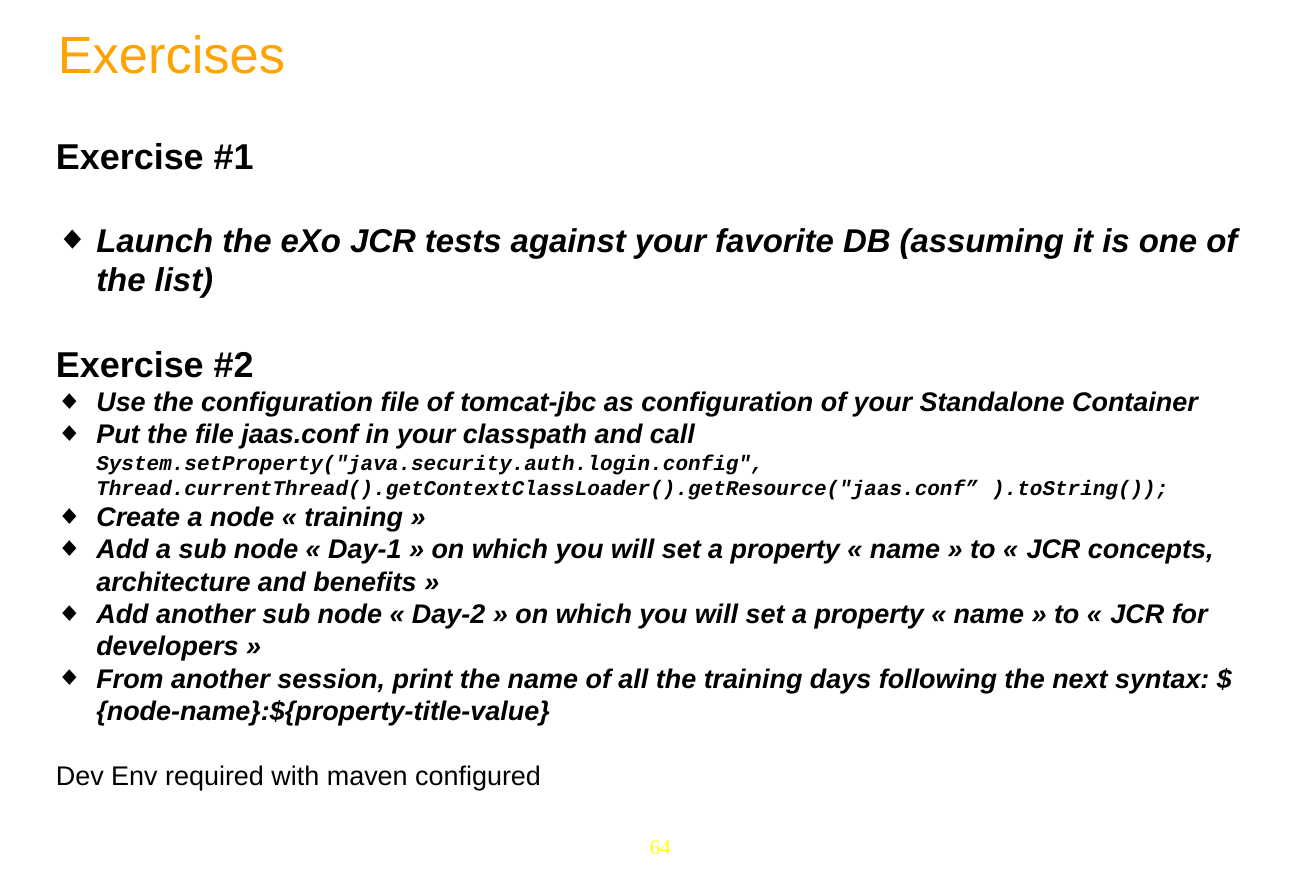
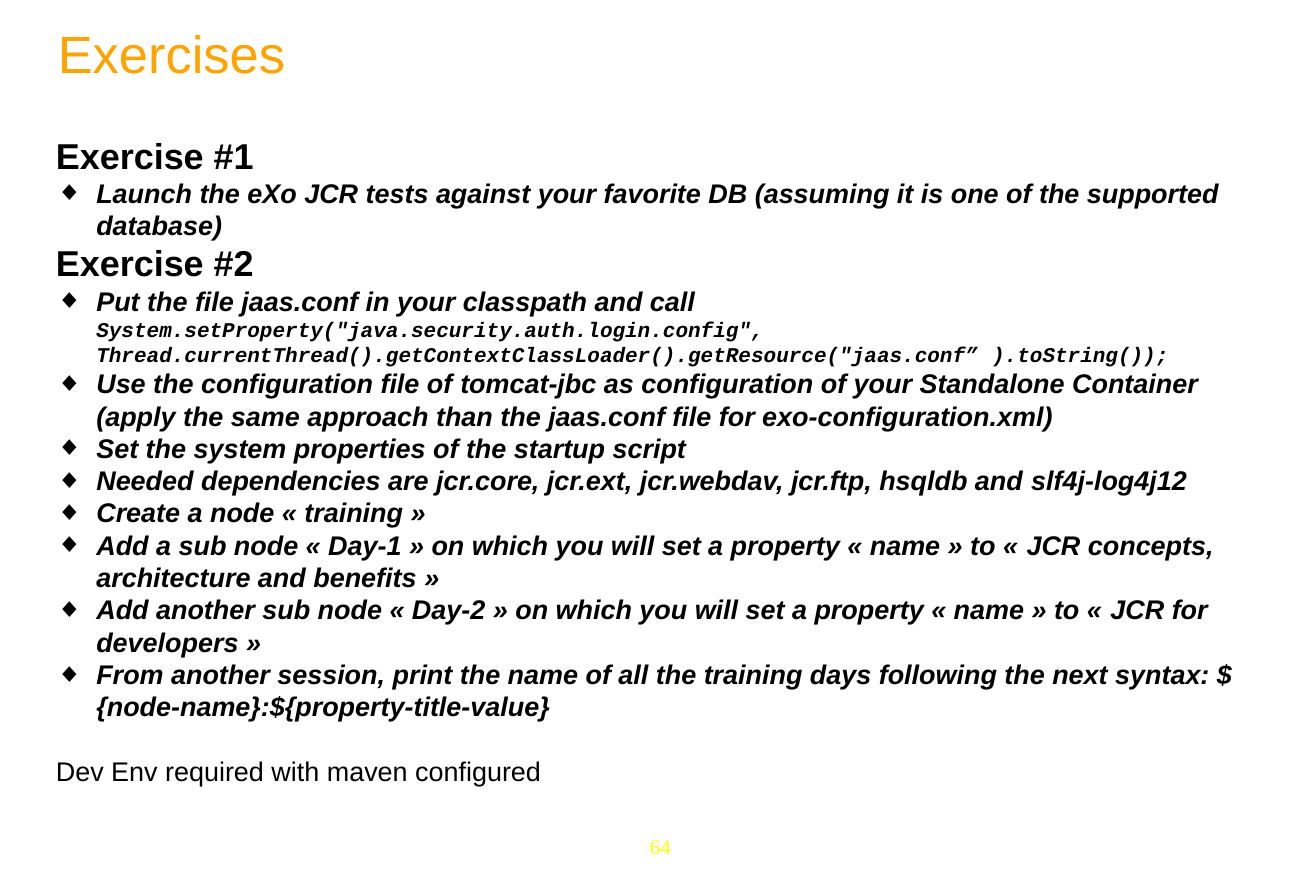
Before and after one commit to anhvurz90/training, a slide deck: slide 64 of JPP6-JCR/Day-2.pptx. Drawn at 1316x891 pixels with LibreOffice and Linux fonts; fonts in the diff are those of the drawing; background and template pictures are left out. Boxes give left, top, right and bottom in pixels: in the first picture for what was removed or moved away, otherwise in the second. Text is boxed around its words. In the diff, an @@ line names an element or a change of style, - is before the commit and + after.

```diff
--- a/JPP6-JCR/Day-2.pptx
+++ b/JPP6-JCR/Day-2.pptx
@@ text at (96, 183, 1219, 240): text changed; size 22 to 18 pt @@
-◆ Launch the eXo JCR tests against your favorite DB (assuming it is one of the list)
+◆ Launch the eXo JCR tests against your favorite DB (assuming it is one of the supported database)
@@ text at (96, 373, 1198, 495): paragraphs added @@
+◆ Use the configuration file of tomcat-jbc as configuration of your Standalone Container (apply the same approach than the jaas.conf file for exo-configuration.xml)
+◆ Set the system properties of the startup script
+◆ Needed dependencies are jcr.core, jcr.ext, jcr.webdav, jcr.ftp, hsqldb and slf4j-log4j12
@@ text at (96, 391, 1198, 416): paragraph removed @@
-◆ Use the configuration file of tomcat-jbc as configuration of your Standalone Container
```
Also in this commit, not shown: 8 other slides changed, 3 other files.
